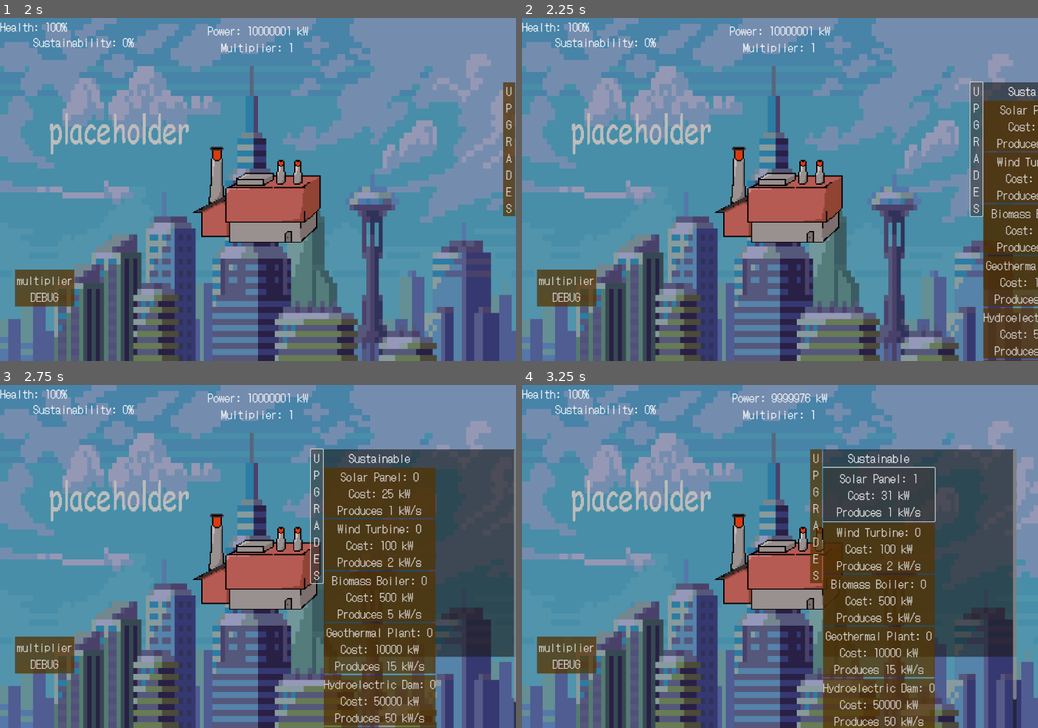
Above: before the commit, frames 1-4 (two rows, left to right).
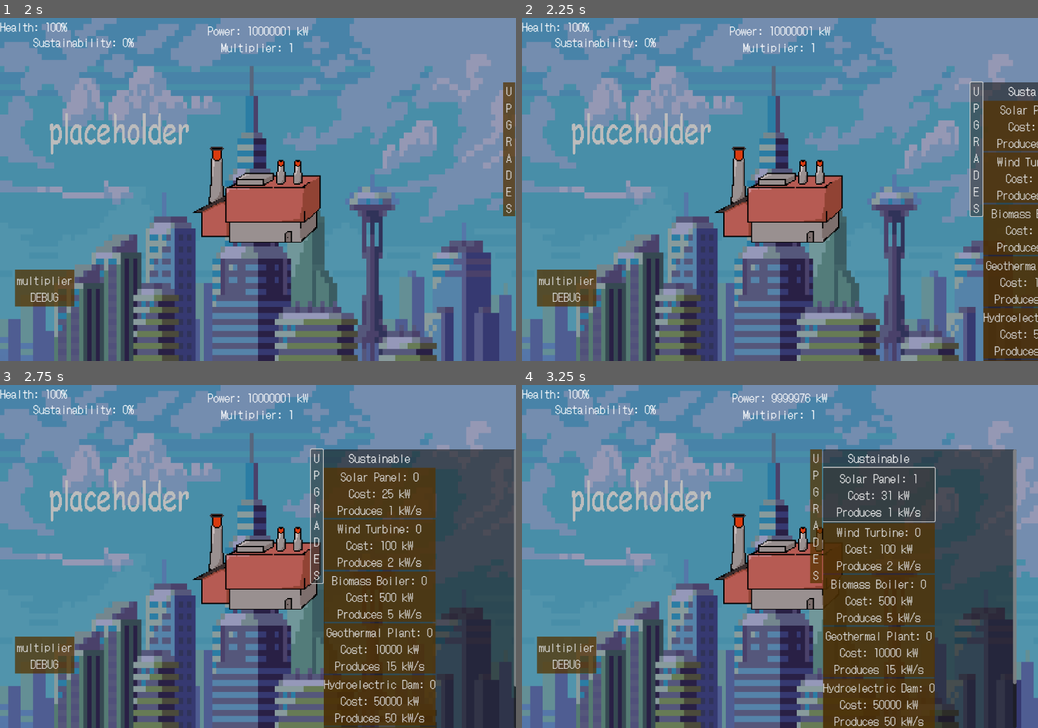
Above: after the commit, the same moments.

Repository: chu0029/SusGame
Game: Godot game, scene res://scenes/menu_start.tscn
The game is run twice, just before and just after one commit, with the same random seed, the same clock (stepped at 60 frames per second) and the same inputs.
Inputs (mouse positions are in pixels of both pictures, inside the frame that each line leads up to):
- Up to frame 1 (2 s): click "START?" at 0.5 s; click (258, 189) at 1.25 s
- Up to frame 2 (2.25 s): click "U P G R A D E S" at 2 s
- Up to frame 3 (2.75 s): no input
- Up to frame 4 (3.25 s): click "Solar Panel: 0 Cost: 25 kW Pr…" at 2.75 s

Frame 1 is identical in both runs. In frame 2, 0.1% of the frame differs, in the area x 89-100%, y 84-100%; in frame 3, 3.5%, in the area x 62-100%, y 79-100%; in frame 4, 3.3%.

Commit message:
Update gametest.tscn

Diff:
--- a/scenes/gametest.tscn
+++ b/scenes/gametest.tscn
@@ -115,7 +115,7 @@
 offset_left = 1200.0
 offset_top = 150.0
 offset_right = 1650.0
-offset_bottom = 634.0
+offset_bottom = 800.0
 script = ExtResource("6_82nuq")
 
 [node name="ScrollContainer" type="ScrollContainer" parent="Panel"]
@@ -125,7 +125,7 @@
 anchor_right = 0.04
 anchor_bottom = 0.124
 offset_right = 432.0
-offset_bottom = 611.2
+offset_bottom = 569.4
 
 [node name="MarginContainer" type="MarginContainer" parent="Panel/ScrollContainer"]
 custom_minimum_size = Vector2(450, 450)
